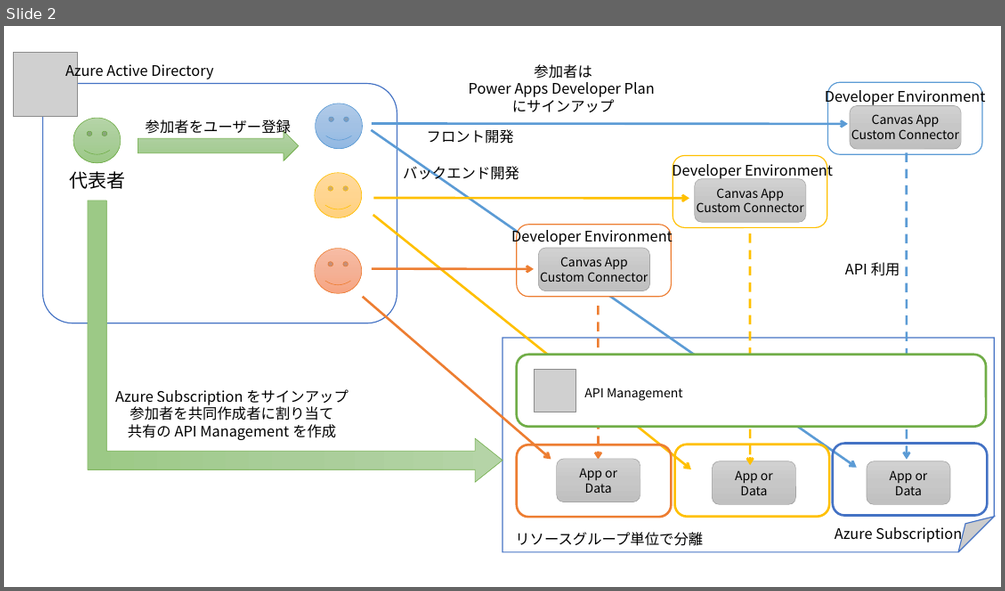
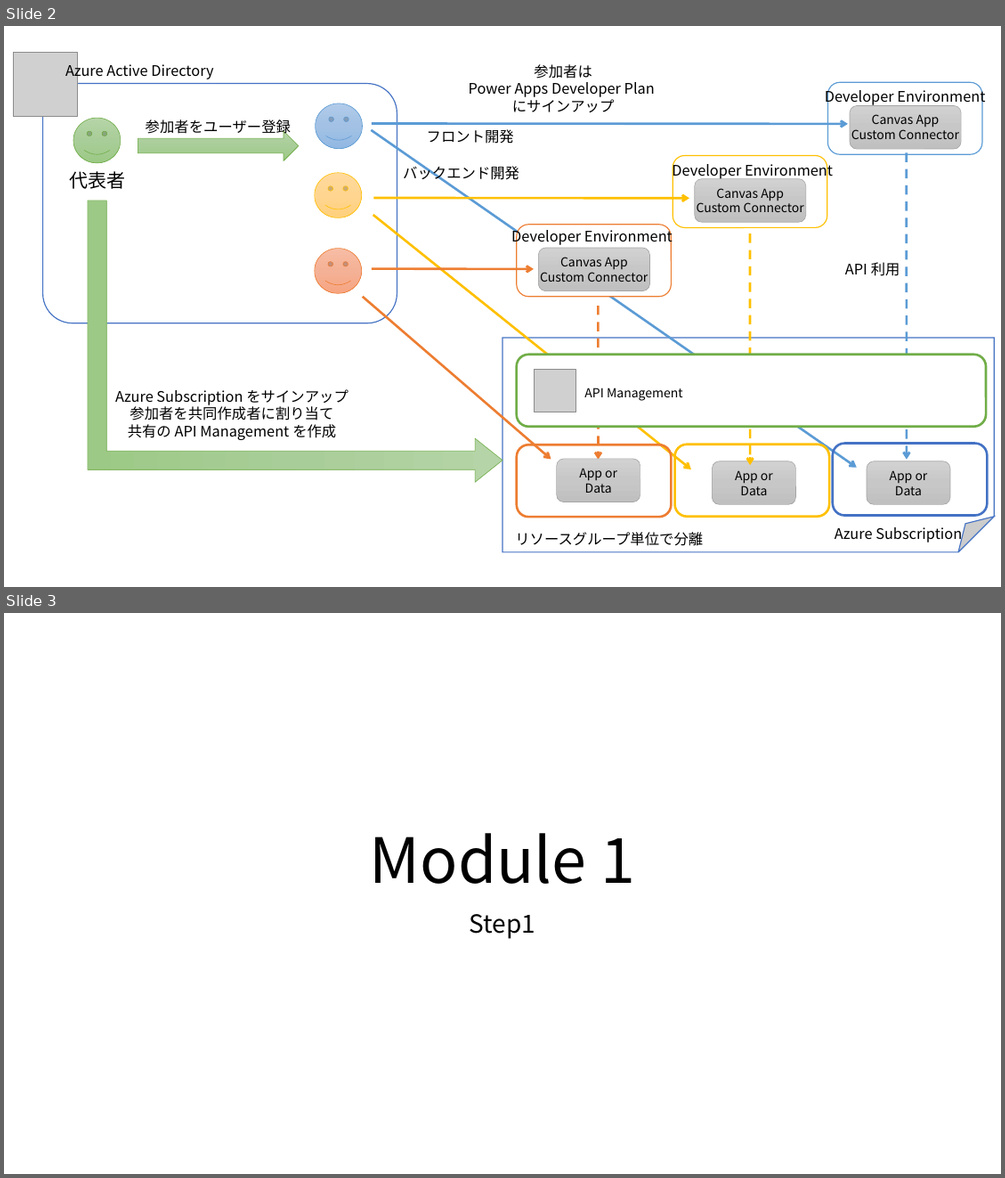
Before and after one commit to ayuina/fusion-dev-sample, a slide deck: docs/images/figures.pptx. Shown one above the other, each under a label of ours: slide 2 before the commit, slides 2 and 3 after it. The pictures are 1005x591 and 1005x1178 pixels, drawn with LibreOffice and Linux fonts; fonts in the diff are those of the drawing; grey boxes stand for pictures. Boxes give left, top, right and bottom in pixels: in the first picture for what was removed or moved away, otherwise in the second. Text is boxed around its words. In the diff, an @@ line names an element or a change of style, - is before the commit and + after.

Commit message:
module1

```diff
--- a/docs/images/figures.pptx
+++ b/docs/images/figures.pptx
@@ slide 3 added at box(4, 613, 1001, 1174), background #FFFFFF @@
@@ title added at box(370, 833, 635, 884), 60 pt, text #000000 @@
+Module 1
@@ subtitle added at box(469, 914, 536, 939), 24 pt, text #000000 @@
+Step1
```
Also in this commit, not shown: 1 slide changed, 17 other slides added, 16 other files.
